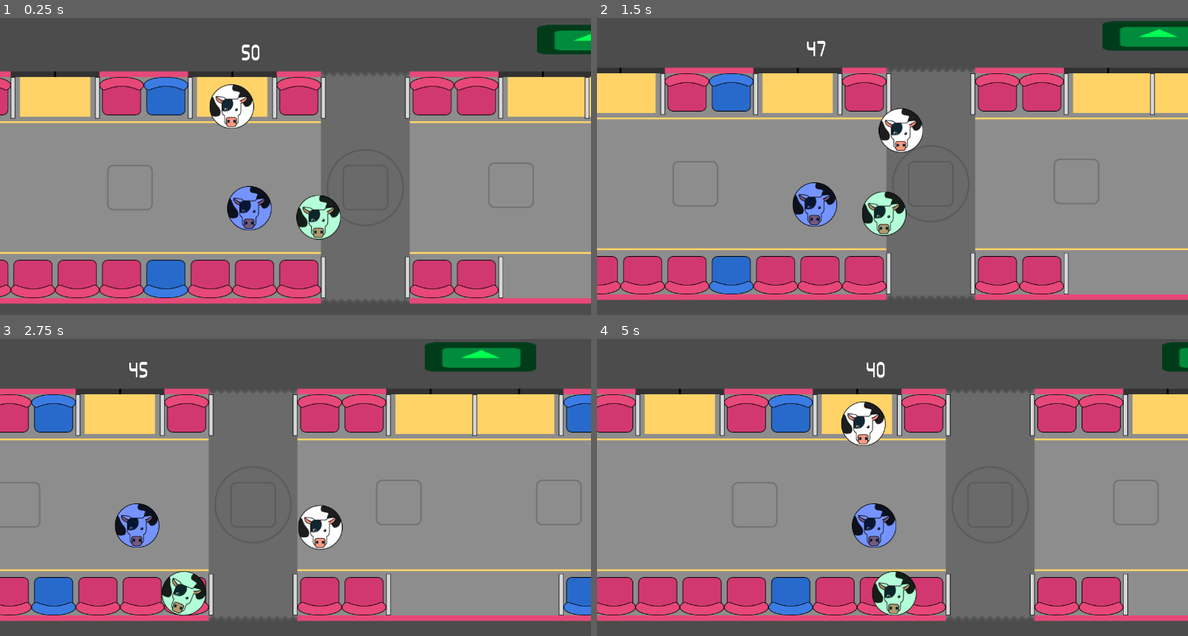
Above: before the commit, frames 1-4 (two rows, left to right).
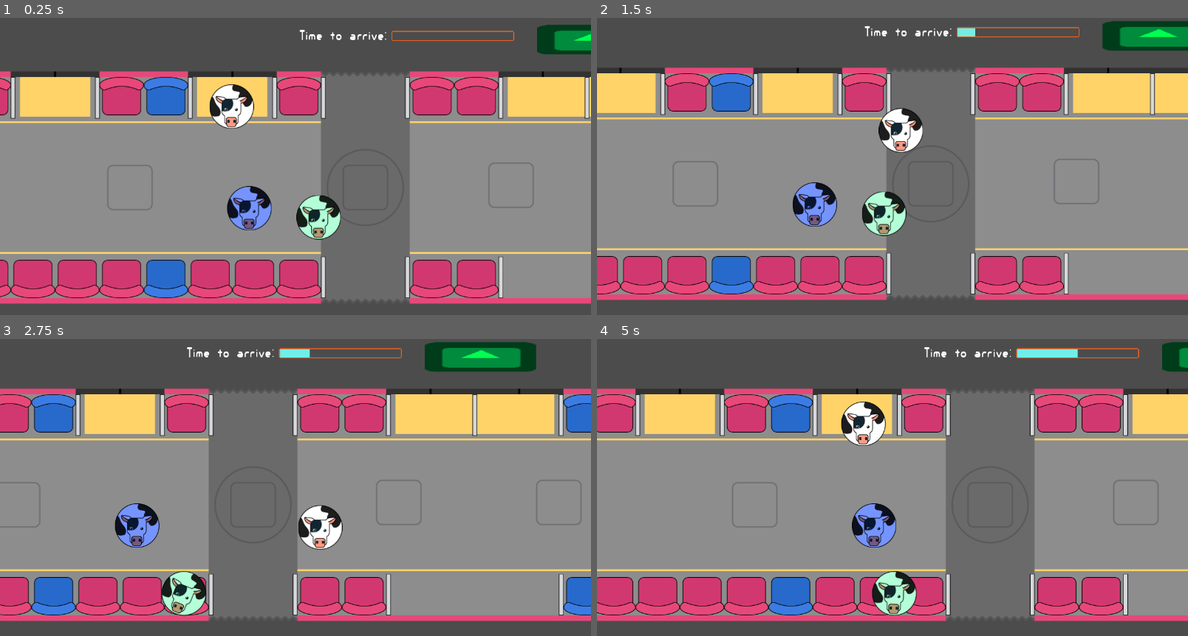
Above: after the commit, the same moments.

Repository: mapedorr/AquiMeBajoYo
Game: Godot game, scene res://scenarios/Transmi.tscn
The game is run twice, just before and just after one commit, with the same random seed, the same clock (stepped at 60 frames per second) and the same inputs. The engine's default icon, where the game draws it, is replaced by a stand-in: a white triangle on a blue panel in a dark square.
Inputs:
- Up to frame 1 (0.25 s): no input
- Up to frame 2 (1.5 s): hold Right (ui_right) 0.53-1.28 s; hold Down (ui_down) from 1.28 s (still down)
- Up to frame 3 (2.75 s): release Down (ui_down) at 2.03 s; hold Right (ui_right) from 2.03 s (still down)
- Up to frame 4 (5 s): release Right (ui_right) at 2.78 s; hold Up (ui_up) 2.78-3.53 s; hold Left (ui_left) from 3.53 s (still down)

The runs differ from the first frame. In frame 1, 0.4% of the frame differs, in the area x 40-87%, y 3-15%; in frame 2, 0.5%; in frame 3, 0.5%; in frame 4, 0.7%, in the area x 45-92%, y 2-14%.

Commit message:
Added initial progress bars for Travel and Doors timers

Diff:
--- a/custom_resources/dynamic_fonts/elsewhere-48.tres
+++ b/custom_resources/dynamic_fonts/elsewhere-48.tres
@@ -3,6 +3,6 @@
 [ext_resource path="res://assets/fonts/elsewhe2.ttf" type="DynamicFontData" id=1]
 
 [resource]
-size = 48
+size = 32
 extra_spacing_char = 2
 font_data = ExtResource( 1 )
--- a/scenarios/Transmi.gd
+++ b/scenarios/Transmi.gd
@@ -1,7 +1,12 @@
 extends Node2D
+
+export(bool) var debugging = false
 
 onready var secs = 0
 onready var elapsed_secs = 0
+onready var doors_open = false
+onready var _ui = $UI
+onready var win = false
 
 # Called when the node enters the scene tree for the first time.
 func _ready():
@@ -23,20 +28,35 @@
 	if body.name == "Player":
 		$Mx.stop()
 		$Mx_Win.play()
-		print("Level finished!")
+		$Travel.stop()
+
+	# Check if we're debugging
+	if debugging:
+		$Debug.show()
+
 
 func setup_time():
 	secs = $Bus.travel_time + $Bus.doors_time
-	$UI/GameTime.set_text("%02d" % secs)
+	if debugging:
+		$Debug/GameTime.set_text("%02d" % secs)
+	_ui.initialize($Bus.travel_time, $Bus.doors_time)
+	# Listen signals and start the timer
 	$Travel.connect("timeout", self, "travel_timeout")
 	$Travel.start()
 
 func travel_timeout():
+	# Update the UI
+	if not doors_open:
+		_ui.update_travel_progress()
+	else:
+		_ui.update_doors_progress()
+
 	secs -= 1
+	if secs == 0:
+		$Travel.stop()
+		print("You are a loser")
 	elapsed_secs += 1
 	if elapsed_secs == $Bus.travel_time:
-		$UI/GameTime.add_color_override("font_color", Color(1, 0, 0, 1))
-	if secs == 0:
-		$Travel.stop()
-		print("The game has finished")
-	$UI/GameTime.set_text("%02d" % secs)
+		doors_open = true
+	if debugging:
+		$Debug/GameTime.set_text("%02d" % secs)
--- a/scenarios/Transmi.tscn
+++ b/scenarios/Transmi.tscn
@@ -3,7 +3,7 @@
 [ext_resource path="res://scenarios/Transmi.gd" type="Script" id=1]
 [ext_resource path="res://scenarios/Bus.tscn" type="PackedScene" id=2]
 [ext_resource path="res://scenarios/Animals/Player.tscn" type="PackedScene" id=3]
-[ext_resource path="res://custom_resources/themes/elsewhere_theme.tres" type="Theme" id=4]
+[ext_resource path="res://scenarios/UI.tscn" type="PackedScene" id=4]
 [ext_resource path="res://scenarios/Animals/Animal.tscn" type="PackedScene" id=5]
 [ext_resource path="res://Audio/AudioAssets/Mx_Win.ogg" type="AudioStream" id=6]
 [ext_resource path="res://Audio/AudioAssets/Mx_Level1_V2.ogg" type="AudioStream" id=7]
@@ -21,20 +21,10 @@
 [node name="Travel" type="Timer" parent="."]
 wait_time = 0.5
 
-[node name="UI" type="Control" parent="."]
-anchor_right = 1.0
-anchor_bottom = 1.0
-
-[node name="GameTime" type="Label" parent="UI"]
-anchor_right = 1.0
-margin_left = 274.939
-margin_top = 38.6633
-margin_right = 314.939
-margin_bottom = 91.6633
-theme = ExtResource( 4 )
-text = "00"
+[node name="UI" parent="." instance=ExtResource( 4 )]
 
 [node name="Animals" type="Node2D" parent="."]
+editor/display_folded = true
 
 [node name="Animal" parent="Animals" instance=ExtResource( 5 )]
 modulate = Color( 0.705882, 1, 0.847059, 1 )
@@ -51,3 +41,18 @@
 stream = ExtResource( 7 )
 autoplay = true
 script = ExtResource( 8 )
+
+[node name="Debug" type="Control" parent="."]
+editor/display_folded = true
+visible = false
+margin_right = 40.0
+margin_bottom = 40.0
+
+[node name="GameTime" type="Label" parent="Debug"]
+anchor_right = 1.0
+margin_left = 537.895
+margin_top = 560.0
+margin_right = 513.895
+margin_bottom = 574.0
+custom_colors/font_color = Color( 0.94902, 0.054902, 0.054902, 1 )
+text = "00"
--- /dev/null
+++ b/scenarios/UI.tscn
@@ -0,0 +1,52 @@
+[gd_scene load_steps=5 format=2]
+
+[ext_resource path="res://scenarios/scripts/UI.gd" type="Script" id=1]
+[ext_resource path="res://custom_resources/themes/elsewhere_theme.tres" type="Theme" id=2]
+[ext_resource path="res://scenarios/Assets/progress-over.png" type="Texture" id=3]
+[ext_resource path="res://scenarios/Assets/progress-bar.png" type="Texture" id=4]
+
+[node name="UI" type="Control"]
+anchor_right = 1.0
+anchor_bottom = 1.0
+script = ExtResource( 1 )
+
+[node name="Travel" type="Control" parent="."]
+editor/display_folded = true
+margin_left = 400.0
+margin_top = 10.0
+margin_right = 440.0
+margin_bottom = 50.0
+
+[node name="Label" type="Label" parent="Travel"]
+margin_right = 193.0
+margin_bottom = 35.0
+theme = ExtResource( 2 )
+text = "Time to arrive:"
+
+[node name="Progress" type="TextureProgress" parent="Travel"]
+margin_left = 200.0
+margin_top = 10.0
+margin_right = 466.0
+margin_bottom = 32.0
+texture_over = ExtResource( 3 )
+texture_progress = ExtResource( 4 )
+
+[node name="Doors" type="Control" parent="."]
+margin_left = 400.0
+margin_top = 58.0
+margin_right = 440.0
+margin_bottom = 98.0
+
+[node name="Label" type="Label" parent="Doors"]
+margin_right = 193.0
+margin_bottom = 35.0
+theme = ExtResource( 2 )
+text = "Time to close:"
+
+[node name="Progress" type="TextureProgress" parent="Doors"]
+margin_left = 200.0
+margin_top = 10.0
+margin_right = 466.0
+margin_bottom = 32.0
+texture_over = ExtResource( 3 )
+texture_progress = ExtResource( 4 )
--- /dev/null
+++ b/scenarios/scripts/UI.gd
@@ -0,0 +1,18 @@
+extends Control
+
+# Called when the node enters the scene tree for the first time.
+func _ready():
+	$Doors.hide()
+
+func initialize(travel_time, doors_time):
+	$Travel/Progress.max_value = travel_time
+	$Doors/Progress.max_value = doors_time
+	$Doors/Progress.value = doors_time
+
+func update_travel_progress(magnitude = 1):
+	$Travel/Progress.value += magnitude
+
+func update_doors_progress(magnitude = 1):
+	if not $Doors.visible:
+		$Doors.show()
+	$Doors/Progress.value -= magnitude
Binary file added: scenarios/Assets/progress-bar.png
Not shown, added: scenarios/Assets/progress-bar.png.import
Binary file added: scenarios/Assets/progress-over.png
Not shown, added: scenarios/Assets/progress-over.png.import
